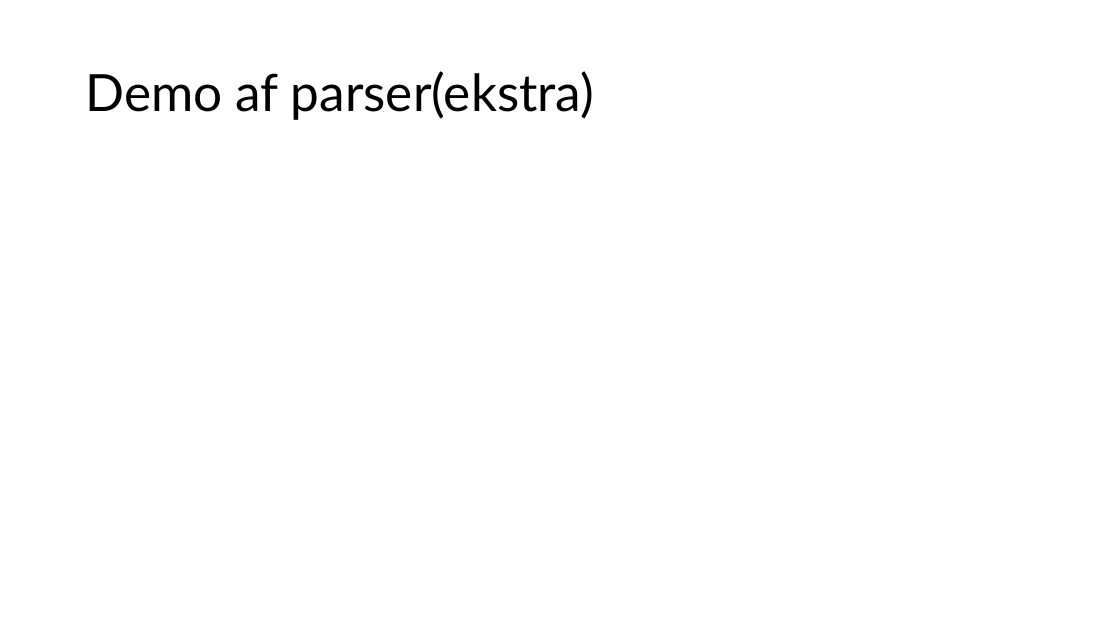
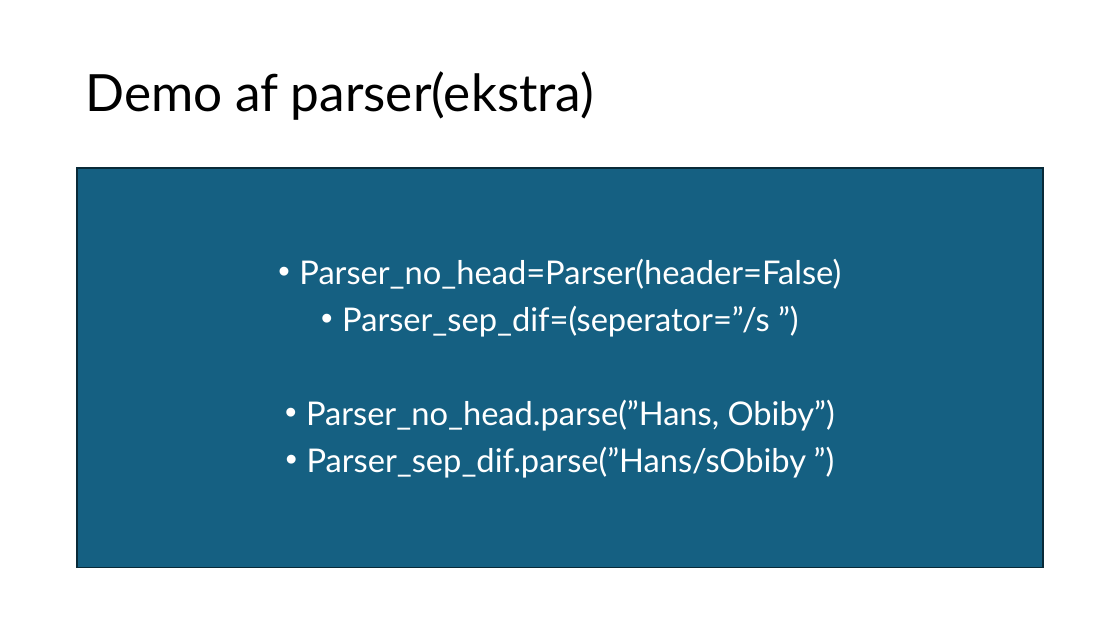
Before and after one commit to viktorbilde-debug/parser-opgaven, a slide deck: slide 11 of Parseropgave.pptx (slide 9 before the commit). Drawn at 1120x630 pixels with LibreOffice and Linux fonts; fonts in the diff are those of the drawing. Boxes give left, top, right and bottom in pixels: in the first picture for what was removed or moved away, otherwise in the second. Text is boxed around its words. In the diff, an @@ line names an element or a change of style, - is before the commit and + after.

Commit message:
Opdateret Parser class UML. Opdateret powerpoint. Lavet et UML over state diagram funktion

```diff
--- a/Parseropgave.pptx
+++ b/Parseropgave.pptx
@@ text added at (77, 168, 1044, 568), fill #156082, outline #092A39 1.5 pt, 28 pt, text #FFFFFF @@
+• Parser_no_head=Parser(header=False)
+• Parser_sep_dif=(seperator=”/s ”)
+• Parser_no_head.parse(”Hans, Obiby”)
+• Parser_sep_dif.parse(”Hans/sObiby ”)
```
Also in this commit, not shown: 3 other slides changed, 1 slide added, 4 other files.
